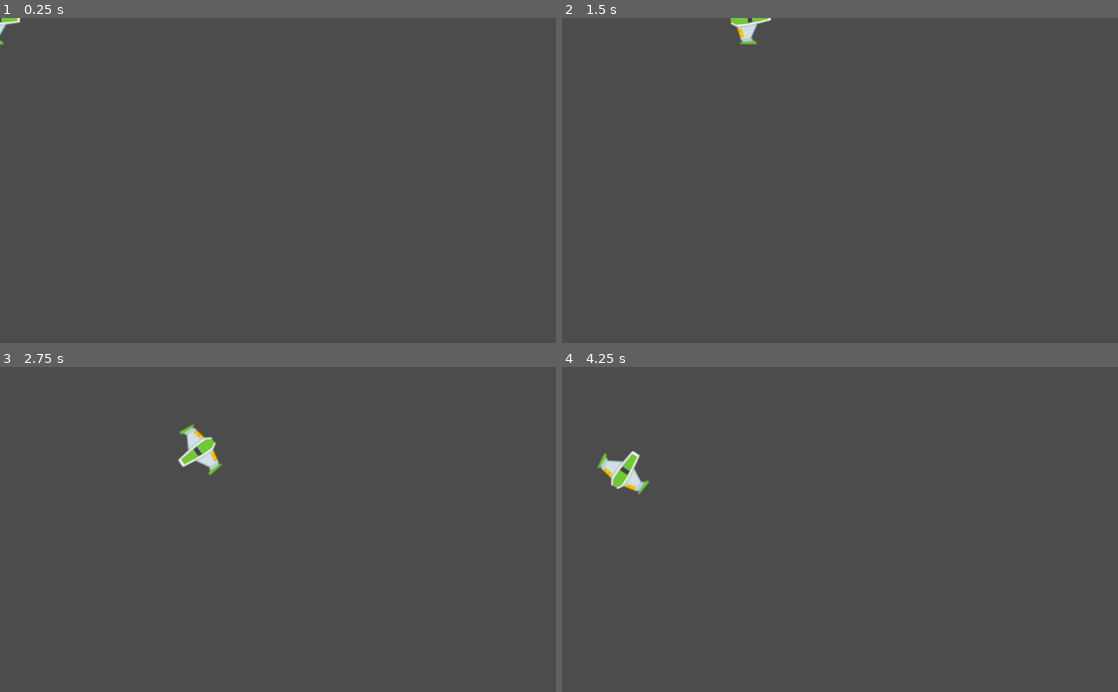
Above: before the commit, frames 1-4 (two rows, left to right).
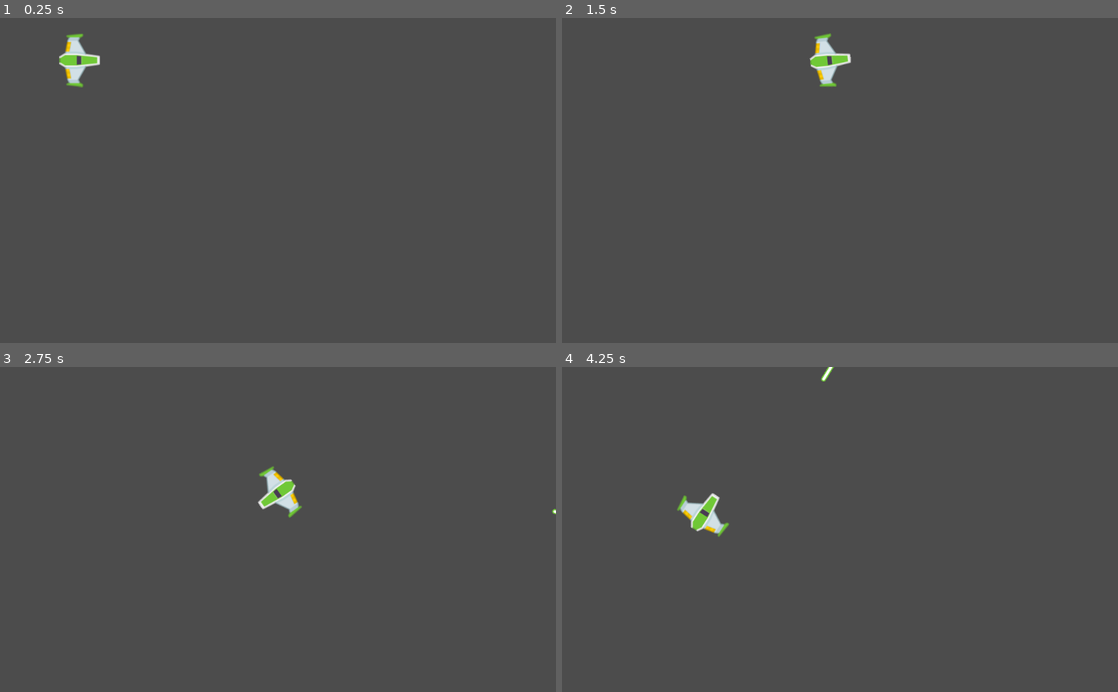
Above: after the commit, the same moments.

Repository: Dihue/Meteoritos
Game: Godot game, scene res://Juego/Niveles/NivelTest.tscn
Two runs of this game, one before a commit and one after it. Both use one fixed random seed, a clock stepped at 60 frames per second and the inputs below.
Inputs:
- Up to frame 1 (0.25 s): no input
- Up to frame 2 (1.5 s): tap Enter (disparo_principal, bound only after the commit) at 0.5 s; hold W (mover_adelante) 0.53-1.28 s; hold Enter (disparo_principal, bound only after the commit) 0.53-1.28 s; hold S (mover_atras) from 1.28 s (still down); tap A (rotar_antihorario) at 1.35 s
- Up to frame 3 (2.75 s): tap Enter (disparo_principal, bound only after the commit) at 1.55, 2.3 s; release S (mover_atras) at 2.03 s; hold W (mover_adelante) from 2.03 s (still down); hold D (rotar_horario) from 2.03 s (still down)
- Up to frame 4 (4.25 s): release D (rotar_horario) at 2.78 s; tap Enter (disparo_principal, bound only after the commit) at 2.85 s; release W (mover_adelante) at 3.53 s; hold S (mover_atras) from 3.53 s (still down); hold Enter (disparo_principal, bound only after the commit) from 3.53 s (still down)

The runs differ from the first frame. In frame 1, 0.7% of the frame differs, in the area x 0-18%, y 0-22%; in frame 2, 0.9%; in frame 3, 1.2%; in frame 4, 1.3%, in the area x 6-49%, y 0-53%.

Commit message:
Disparo Principal
Agregado:
- Proyectil
- Cañon
- Disparo
- Evento

Diff:
--- /dev/null
+++ b/Juego/Autoloads/Eventos.gd
@@ -0,0 +1,4 @@
+extends Node
+
+## Creacion de señales
+signal disparo(proyectil)
--- a/Juego/Naves/Player/Player.gd
+++ b/Juego/Naves/Player/Player.gd
@@ -5,6 +5,10 @@
 ## ATRIBUTOS EXPORT
 export var potencia_motor:int = 20
 export var potencia_rotacion:int = 280
+
+
+## ATRIBUTOS ONREADY
+onready var canion:Canion = $Canion
 
 
 ## ATRIBUTOS
@@ -45,3 +49,11 @@
 	elif Input.is_action_pressed("rotar_antihorario"):
 		# Rotacion en sentido antihorario
 		dir_rotacion -= 1
+
+	# Disparo
+	if Input.is_action_pressed("disparo_principal"):
+		# Cambio de variable booleana al presionar boton
+		canion.set_esta_disparando(true)
+	if Input.is_action_just_released("disparo_principal"):
+		# Cambio de variable booleanda al soltar el boton
+		canion.set_esta_disparando(false)
--- a/Juego/Naves/Player/Player.tscn
+++ b/Juego/Naves/Player/Player.tscn
@@ -1,8 +1,9 @@
-[gd_scene load_steps=5 format=2]
+[gd_scene load_steps=6 format=2]
 
 [ext_resource path="res://Juego/Naves/Player/player_ship_green.png" type="Texture" id=1]
 [ext_resource path="res://Juego/Naves/Player/MaterialFisica.tres" type="PhysicsMaterial" id=2]
 [ext_resource path="res://Juego/Naves/Player/Player.gd" type="Script" id=3]
+[ext_resource path="res://Juego/Proyectiles/Canion.tscn" type="PackedScene" id=4]
 
 [sub_resource type="CircleShape2D" id=1]
 radius = 37.0
@@ -19,3 +20,14 @@
 [node name="Sprite" type="Sprite" parent="."]
 rotation = 1.5708
 texture = ExtResource( 1 )
+
+[node name="Canion" parent="." instance=ExtResource( 4 )]
+position = Vector2( 15, 0 )
+
+[node name="PuntoIzquierdo" parent="Canion" index="0"]
+position = Vector2( 0, -36 )
+
+[node name="PuntoDerecho" parent="Canion" index="1"]
+position = Vector2( 0, 36 )
+
+[editable path="Canion"]
--- /dev/null
+++ b/Juego/Niveles/Nivel.gd
@@ -0,0 +1,29 @@
+class_name Nivel
+extends Node
+
+
+## ATRIBUTOS ONREADY
+onready var contenedor_proyectiles:Node
+
+
+## METODOS
+func _ready() -> void:
+	conectar_seniales()
+	crear_contenedores()
+
+
+## METODOS CUSTOM
+func conectar_seniales() -> void:
+	# Conexion de la señal para el disparo
+	Eventos.connect("disparo", self, "_on_disparo")
+
+
+func crear_contenedores() -> void:
+	contenedor_proyectiles = Node.new()
+	contenedor_proyectiles.name = "ContenedorProyectiles"
+	add_child(contenedor_proyectiles)
+
+
+## SEÑAL CUSTOM
+func _on_disparo(proyectil:Proyectil) -> void:
+	add_child(proyectil)
--- a/Juego/Niveles/NivelTest.tscn
+++ b/Juego/Niveles/NivelTest.tscn
@@ -1,9 +1,12 @@
-[gd_scene load_steps=2 format=2]
+[gd_scene load_steps=3 format=2]
 
 [ext_resource path="res://Juego/Naves/Player/Player.tscn" type="PackedScene" id=1]
+[ext_resource path="res://Juego/Niveles/Nivel.gd" type="Script" id=2]
 
 [node name="NivelTest" type="Node"]
+script = ExtResource( 2 )
 
 [node name="Player" parent="." instance=ExtResource( 1 )]
+position = Vector2( 147, 78 )
 gravity_scale = 0.0
 can_sleep = false
--- /dev/null
+++ b/Juego/Proyectiles/Canion.gd
@@ -0,0 +1,70 @@
+class_name Canion
+extends Node2D
+
+
+## ATRIBUTOS EXPORT
+export var proyectil:PackedScene = null
+export var cadencia_disparo:float = 0.8
+export var velocidad_proyectil:int = 100
+export var danio_proyectil:int = 1
+
+
+## ATRIBUTOS ONREADY
+onready var tiempo_enfriamiento:Timer = $TiempoEnfriamiento
+onready var disparo_sfx:AudioStreamPlayer = $DisparoSFX
+onready var esta_enfriado:bool = true
+onready var esta_disparando:bool = false setget set_esta_disparando
+
+
+## ATRIBUTOS
+var puntos_disparo: Array = []
+
+
+## SETTERS Y GETTERS (encapsulamiento)
+func set_esta_disparando(disparando: bool) -> void:
+	esta_disparando = disparando
+
+
+## METODOS
+func _ready() -> void:
+	almacenar_puntos_disparo()
+	# Tiempo entre disparos (cadencia)
+	tiempo_enfriamiento.wait_time = cadencia_disparo
+
+
+func _process(delta: float) -> void:
+	# Chequeo cuadro a cuadro de las condiciones para disparar
+	if esta_disparando and esta_enfriado:
+		disparar()
+
+
+## METODOS CUSTOM
+# Se guarda una lista, los puntos de disparo para su posterior uso al disparar
+func almacenar_puntos_disparo() -> void:
+	for nodo in get_children():
+		if nodo is Position2D:
+			puntos_disparo.append(nodo)
+
+
+func disparar() -> void:
+	esta_enfriado = false
+	disparo_sfx.play()
+	tiempo_enfriamiento.start()
+
+	for punto_disparo in puntos_disparo:
+		var new_proyectil:Proyectil = proyectil.instance()
+
+		# Creacion de una instancia del proyectil
+		new_proyectil.crear(
+			punto_disparo.global_position,
+			get_owner().rotation,
+			velocidad_proyectil,
+			danio_proyectil
+		)
+		# Emitir señal para disparo
+		Eventos.emit_signal("disparo", new_proyectil)
+
+
+## SEÑALES
+func _on_TiempoEnfriamiento_timeout() -> void:
+	esta_enfriado = true
--- /dev/null
+++ b/Juego/Proyectiles/Canion.tscn
@@ -0,0 +1,25 @@
+[gd_scene load_steps=4 format=2]
+
+[ext_resource path="res://Juego/Proyectiles/Canion.gd" type="Script" id=1]
+[ext_resource path="res://Juego/Proyectiles/Proyectil.tscn" type="PackedScene" id=2]
+[ext_resource path="res://Juego/Naves/Player/proyectil_player_sfx.ogg" type="AudioStream" id=3]
+
+[node name="Canion" type="Node2D"]
+script = ExtResource( 1 )
+proyectil = ExtResource( 2 )
+cadencia_disparo = 0.25
+velocidad_proyectil = 1400
+
+[node name="PuntoIzquierdo" type="Position2D" parent="."]
+position = Vector2( 0, -10 )
+
+[node name="PuntoDerecho" type="Position2D" parent="."]
+position = Vector2( 0, 10 )
+
+[node name="DisparoSFX" type="AudioStreamPlayer" parent="."]
+stream = ExtResource( 3 )
+bus = "SFX"
+
+[node name="TiempoEnfriamiento" type="Timer" parent="."]
+
+[connection signal="timeout" from="TiempoEnfriamiento" to="." method="_on_TiempoEnfriamiento_timeout"]
--- /dev/null
+++ b/Juego/Proyectiles/Proyectil.gd
@@ -0,0 +1,25 @@
+class_name Proyectil
+extends Area2D
+
+
+## ATRIBUTOS
+var velicidad:Vector2 = Vector2.ZERO
+var danio:float
+
+
+## CONSTRUCTOR
+func crear(pos: Vector2, dir: float, vel: float, danio_p: int) -> void:
+	position = pos
+	rotation = dir
+	velicidad = Vector2(vel, 0).rotated(dir)
+
+
+## METODOS
+func _physics_process(delta: float) -> void:
+	# Movimiento del proyectil
+	position += velicidad * delta
+
+
+## SEÑALES
+func _on_VisibilityNotifier2D_screen_exited() -> void:
+	queue_free()
--- /dev/null
+++ b/Juego/Proyectiles/Proyectil.tscn
@@ -0,0 +1,26 @@
+[gd_scene load_steps=4 format=2]
+
+[ext_resource path="res://Juego/Proyectiles/proyectil_player.png" type="Texture" id=1]
+[ext_resource path="res://Juego/Proyectiles/Proyectil.gd" type="Script" id=2]
+
+[sub_resource type="CapsuleShape2D" id=1]
+radius = 7.0
+height = 46.0
+
+[node name="Proyectil" type="Area2D"]
+scale = Vector2( 0.7, 0.7 )
+script = ExtResource( 2 )
+
+[node name="CollisionShape2D" type="CollisionShape2D" parent="."]
+rotation = 1.5708
+shape = SubResource( 1 )
+
+[node name="Sprite" type="Sprite" parent="."]
+rotation = 1.5708
+texture = ExtResource( 1 )
+
+[node name="VisibilityNotifier2D" type="VisibilityNotifier2D" parent="."]
+position = Vector2( 0, 2.38419e-07 )
+scale = Vector2( 2.66667, 0.4 )
+
+[connection signal="screen_exited" from="VisibilityNotifier2D" to="." method="_on_VisibilityNotifier2D_screen_exited"]
--- /dev/null
+++ b/default_bus_layout.tres
@@ -0,0 +1,9 @@
+[gd_resource type="AudioBusLayout" format=2]
+
+[resource]
+bus/1/name = "SFX"
+bus/1/solo = false
+bus/1/mute = false
+bus/1/bypass_fx = false
+bus/1/volume_db = 0.0
+bus/1/send = "Master"
--- a/project.godot
+++ b/project.godot
@@ -9,13 +9,31 @@
 config_version=4
 
 _global_script_classes=[ {
+"base": "Node2D",
+"class": "Canion",
+"language": "GDScript",
+"path": "res://Juego/Proyectiles/Canion.gd"
+}, {
+"base": "Node",
+"class": "Nivel",
+"language": "GDScript",
+"path": "res://Juego/Niveles/Nivel.gd"
+}, {
 "base": "RigidBody2D",
 "class": "Player",
 "language": "GDScript",
 "path": "res://Juego/Naves/Player/Player.gd"
+}, {
+"base": "Area2D",
+"class": "Proyectil",
+"language": "GDScript",
+"path": "res://Juego/Proyectiles/Proyectil.gd"
 } ]
 _global_script_class_icons={
-"Player": ""
+"Canion": "",
+"Nivel": "",
+"Player": "",
+"Proyectil": ""
 }
 
 [application]
@@ -23,6 +41,10 @@
 config/name="Meteoritos"
 run/main_scene="res://Juego/Niveles/NivelTest.tscn"
 config/icon="res://icon.png"
+
+[autoload]
+
+Eventos="*res://Juego/Autoloads/Eventos.gd"
 
 [gui]
 
@@ -54,6 +76,12 @@
 , Object(InputEventKey,"resource_local_to_scene":false,"resource_name":"","device":0,"alt":false,"shift":false,"control":false,"meta":false,"command":false,"pressed":false,"scancode":16777231,"physical_scancode":0,"unicode":0,"echo":false,"script":null)
  ]
 }
+disparo_principal={
+"deadzone": 0.5,
+"events": [ Object(InputEventKey,"resource_local_to_scene":false,"resource_name":"","device":0,"alt":false,"shift":false,"control":false,"meta":false,"command":false,"pressed":false,"scancode":16777221,"physical_scancode":0,"unicode":0,"echo":false,"script":null)
+, Object(InputEventMouseButton,"resource_local_to_scene":false,"resource_name":"","device":0,"alt":false,"shift":false,"control":false,"meta":false,"command":false,"button_mask":0,"position":Vector2( 0, 0 ),"global_position":Vector2( 0, 0 ),"factor":1.0,"button_index":1,"pressed":false,"doubleclick":false,"script":null)
+ ]
+}
 
 [physics]
 
Not shown, added: Juego/Naves/Player/proyectil_player_sfx.ogg.import
Binary file added: Juego/Proyectiles/proyectil_player.png
Not shown, added: Juego/Proyectiles/proyectil_player.png.import
Not shown, added: Juego/Naves/Player/proyectil_player_sfx.ogg
